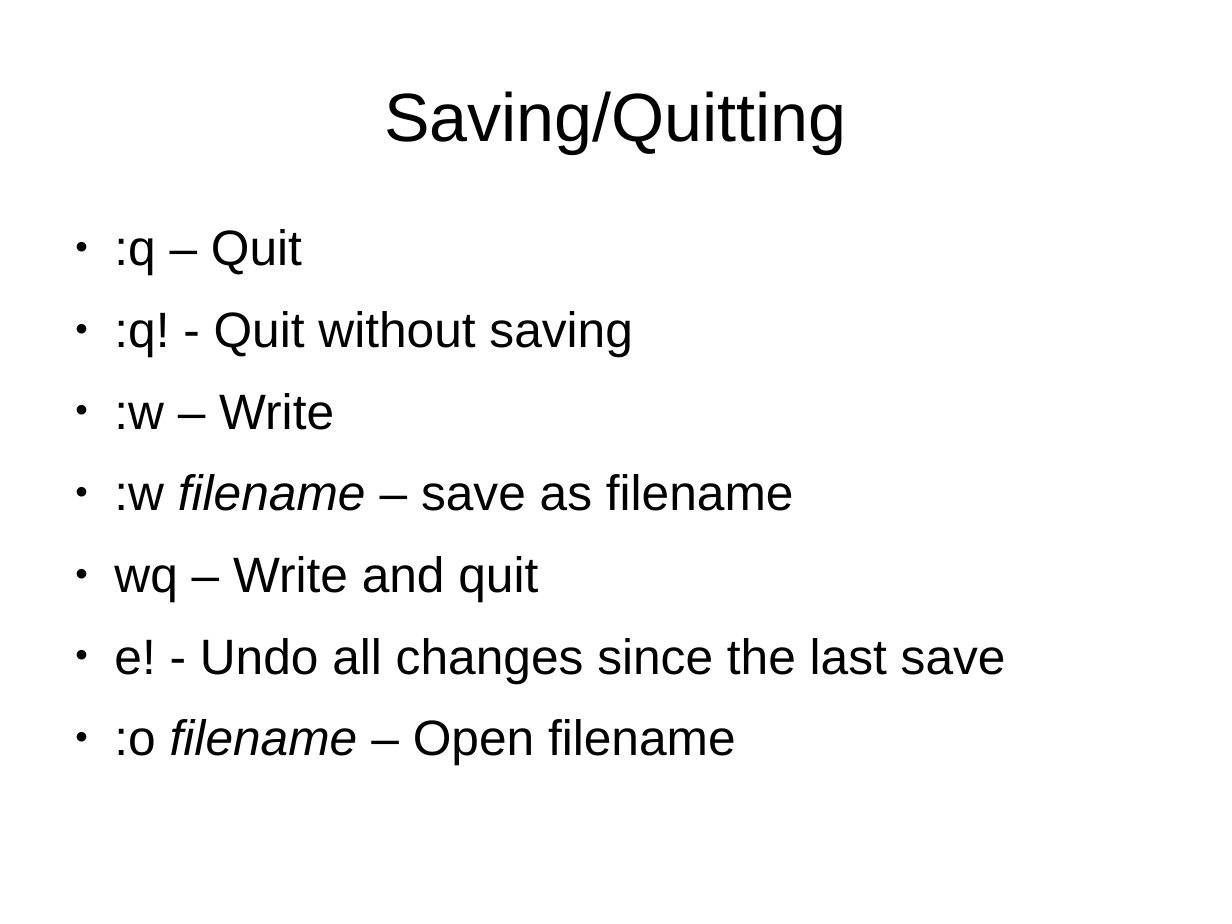
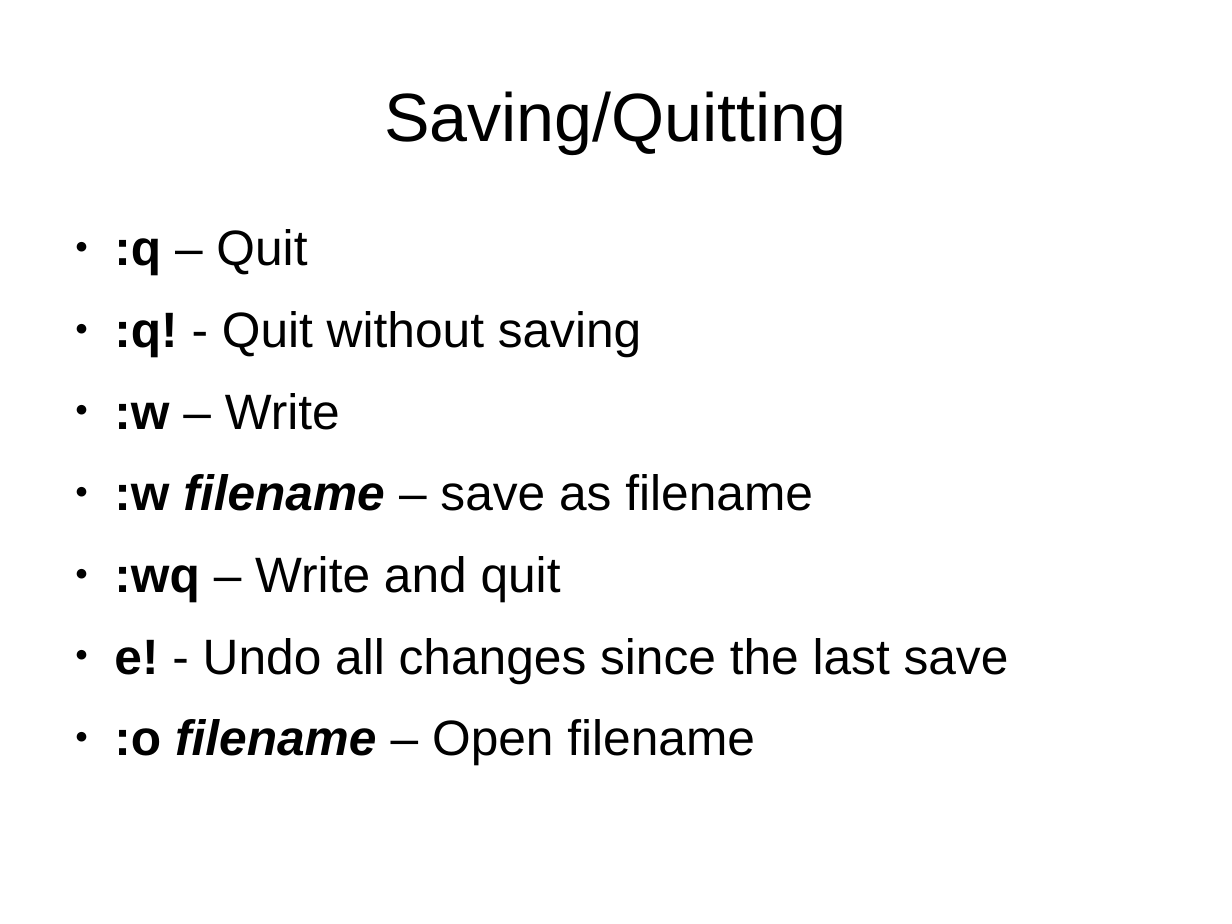
Before and after one commit to mikesligo/Vimtorial, a slide deck: slide 22 of Beginner pres.odp. Drawn at 1232x924 pixels with LibreOffice and Linux fonts; fonts in the diff are those of the drawing. Boxes give left, top, right and bottom in pixels: in the first picture for what was removed or moved away, otherwise in the second. Text is boxed around its words. In the diff, an @@ line names an element or a change of style, - is before the commit and + after.

```diff
--- a/Beginner pres.odp
+++ b/Beginner pres.odp
@@ text at <box>114,229,1009,765</box>: bold on in ":q", ":q!", ":w", ":w filename" and 2 more places @@
@@ text at <box>114,556,561,601</box>: text changed @@
-● wq – Write and quit
+● :wq – Write and quit
```
Also in this commit, not shown: 20 other slides changed, 1 other file.
